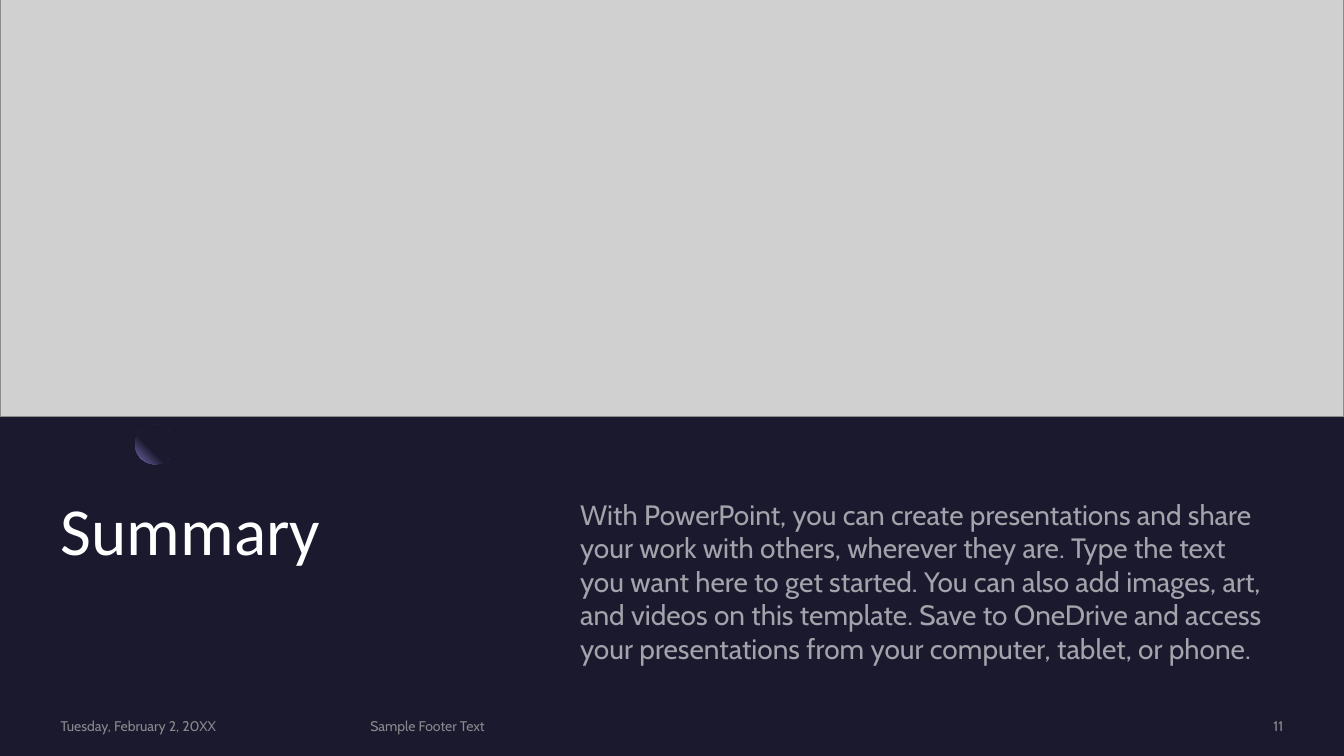
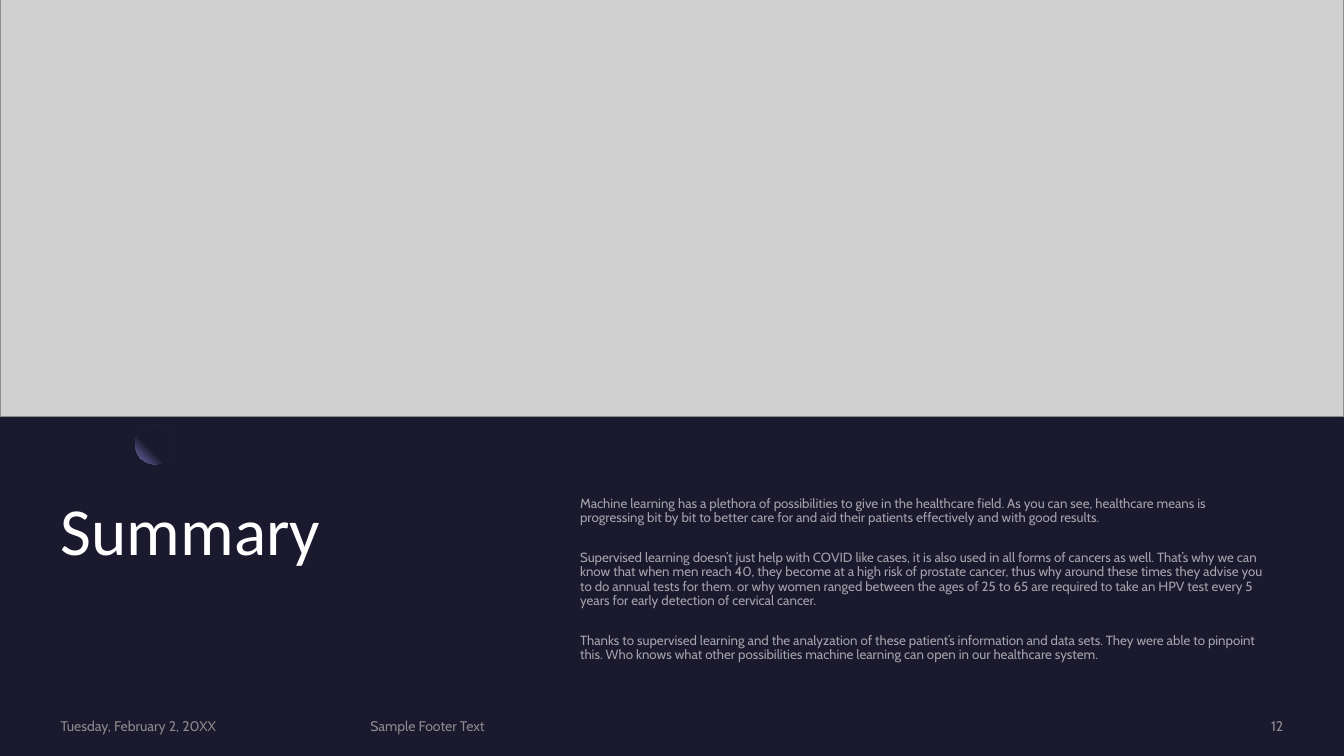
Before and after one commit to Court247/DiscoverAI_Projects_Group3, a slide deck: slide 12 of Final Project/Impact of machine learning in Healthcare.pptx (slide 11 before the commit). Drawn at 1344x756 pixels with LibreOffice and Linux fonts; fonts in the diff are those of the drawing; grey boxes stand for pictures. Boxes give left, top, right and bottom in pixels: in the first picture for what was removed or moved away, otherwise in the second. Text is boxed around its words. In the diff, an @@ line names an element or a change of style, - is before the commit and + after.

```diff
--- a/Final Project/Impact of machine learning in Healthcare.pptx
+++ b/Final Project/Impact of machine learning in Healthcare.pptx
@@ text at box(580, 498, 1263, 662): text changed; size 20 to 9.5 pt @@
-With PowerPoint, you can create presentations and share your work with others, wherever they are. Type the text you want here to get started. You can also add images, art, and videos on this template. Save to OneDrive and access your presentations from your computer, tablet, or phone.
+Machine learning has a plethora of possibilities to give in the healthcare field. As you can see, healthcare means is progressing bit by bit to better care for and aid their patients effectively and with good results.
+Supervised learning doesn’t just help with COVID like cases, it is also used in all forms of cancers as well. That’s why we can know that when men reach 40, they become at a high risk of prostate cancer, thus why around these times they advise you to do annual tests for them. or why women ranged between the ages of 25 to 65 are required to take an HPV test every 5 years for early detection of cervical cancer.
+Thanks to supervised learning and the analyzation of these patient’s information and data sets. They were able to pinpoint this. Who knows what other possibilities machine learning can open in our healthcare system.
@@ page number at box(1271, 721, 1283, 731): text changed @@
-11
+12
```
Also in this commit, not shown: 6 other slides changed, 6 slides added, 5 slides removed, 10 other files.
